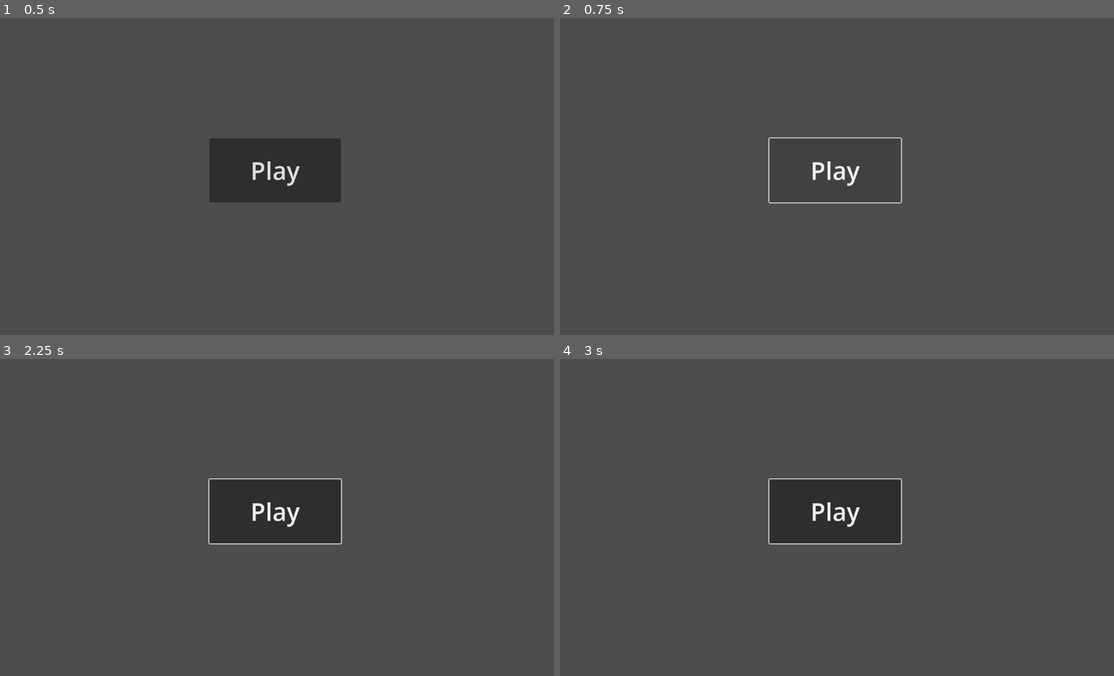
Above: before the commit, frames 1-4 (two rows, left to right).
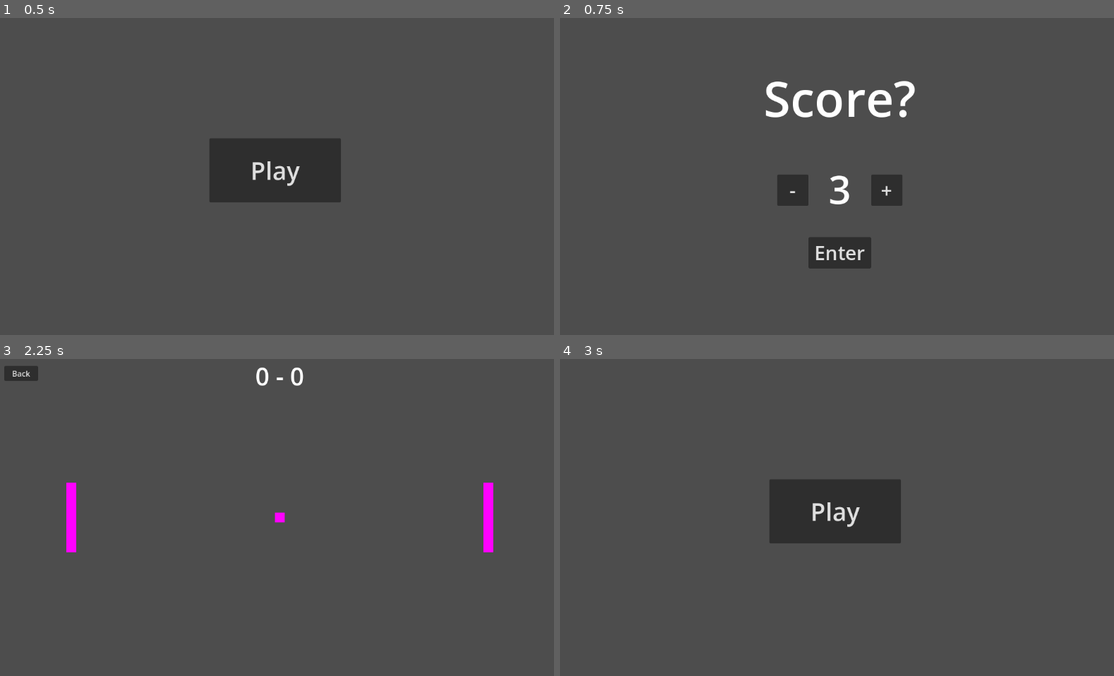
Above: after the commit, the same moments.

Repository: DragonSkywalker/Pong
Game: Godot game, scene res://Main Scenes/menu.tscn
Same seed, same stepped clock (60 frames per second), same inputs: the game is played once before the commit and once after it.
Inputs (mouse positions are in pixels of both pictures, inside the frame that each line leads up to):
- Up to frame 1 (0.5 s): no input
- Up to frame 2 (0.75 s): click "Play" at 0.5 s
- Up to frame 3 (2.25 s): click (277, 511) at 1.25 s, where only the run before the commit has a clickable "Play"; click (282, 593) at 2 s, where only the run after the commit has a clickable "Enter"
- Up to frame 4 (3 s): click (582, 374) at 2.75 s, where only the run after the commit has a clickable "Back"

Frame 1 is identical in both runs. In frame 2, 2.9% of the frame differs, in the area x 37-65%, y 19-80%; in frame 3, 6.2%, in the area x 0-90%, y 2-62%; in frame 4, 0.3%.
Error before the commit: Invalid access to property or key 'ballInitialSpeed' on a base object of type 'Node (Game.gd)'. (res://Main)

Commit message:
Updated Game.gd
I copied the one from PongV1 to here and made it compatible with this one

Diff:
--- a/Global/Game.gd
+++ b/Global/Game.gd
@@ -4,5 +4,7 @@
 var maxScore = 0
 var player1Score = 0
 var player2Score = 0
-var ballSpeed = 200.0
+var ballSpeed = ballInitialSpeed
 const playerSpeed = 500.0
+const ballAcceleration = 100.0
+const ballInitialSpeed = 200.0
Not shown, changed: .DS_Store
